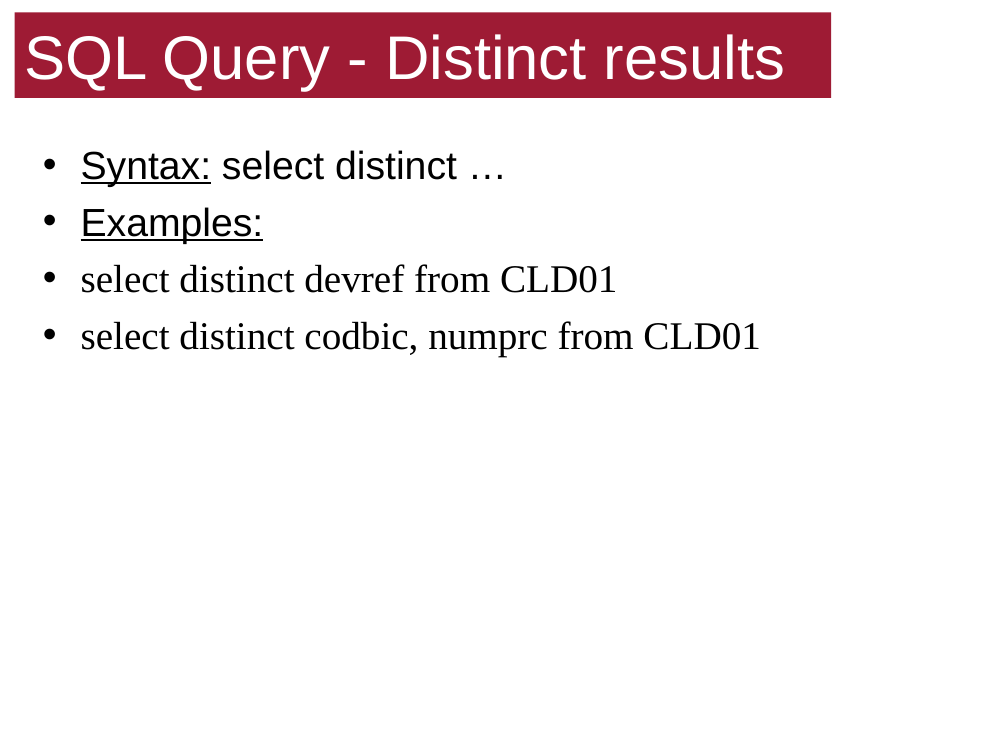
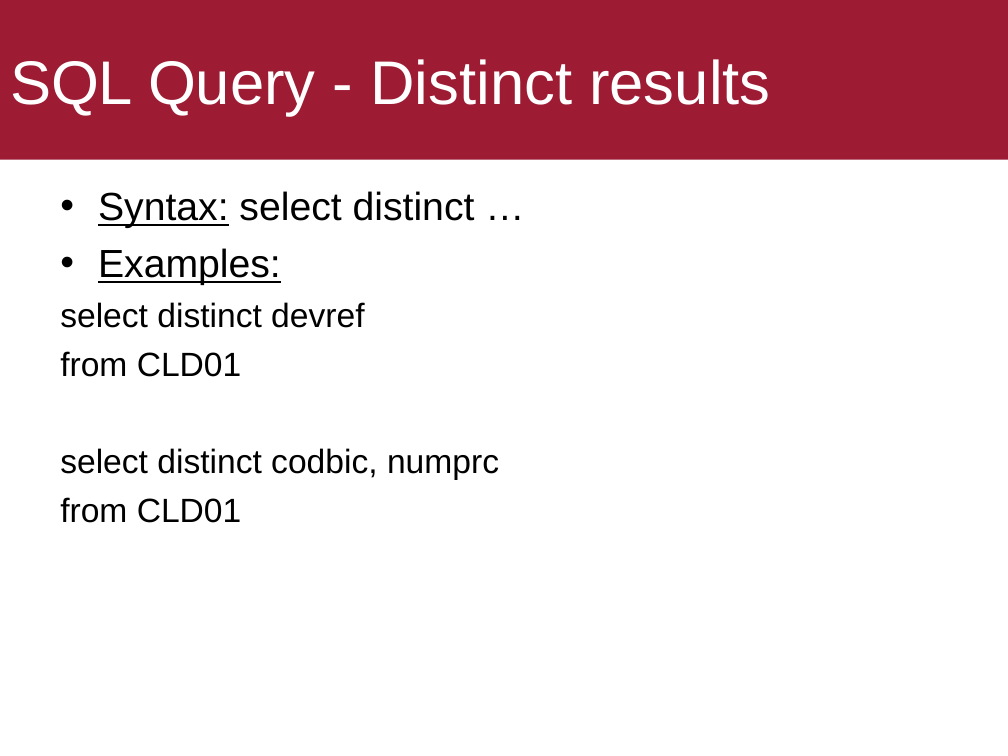
Before and after one commit to ekof-dss/teaching-samples-2021-22, a slide deck: slide 22 of presentations/05-02-sql.ppt (slide 29 before the commit). Drawn at 1008x756 pixels with LibreOffice and Linux fonts; fonts in the diff are those of the drawing. Boxes give left, top, right and bottom in pixels: in the first picture for what was removed or moved away, otherwise in the second. Text is boxed around its words. In the diff, an @@ line names an element or a change of style, - is before the commit and + after.

```diff
--- a/presentations/05-02-sql.ppt
+++ b/presentations/05-02-sql.ppt
@@ title "SQL Query - Distinct results": place and size @@
-title "SQL Query - Distinct results" at (15,12,832,98)
+title "SQL Query - Distinct results" at (0,0,1008,159)
@@ text "Syntax: select distinct …": place and size @@
-text "Syntax: select distinct …" at (81,150,760,357)
+text "Syntax: select distinct …" at (60,191,499,523)
@@ text at (60,302,499,523): text changed; size 28 to 24 pt; font Times New Roman to Arial @@
-• select distinct devref from CLD01
-• select distinct codbic, numprc from CLD01
+select distinct devref
+from CLD01
+select distinct codbic, numprc
+from CLD01
```
Also in this commit, not shown: 50 other slides changed, 1 slide added, 31 slides removed, 4 other files.
